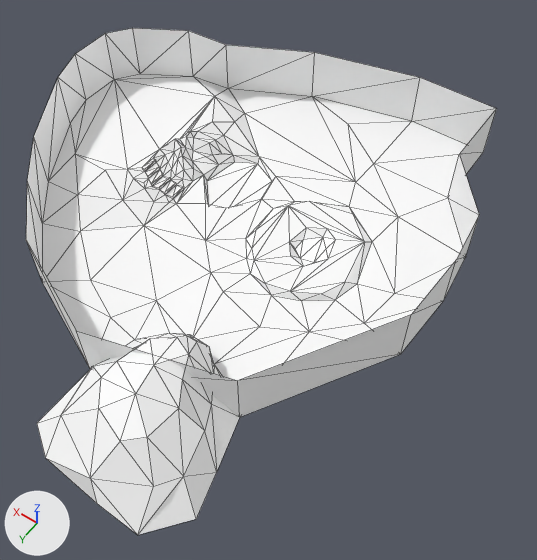
A saved change to the glTF model assets/SolColi.glb.
Camera for both pictures: a 50 mm camera at (-4.49, 7.12, 10.07) aimed at (0.1, 0.7, -0.03). The axes (+X, +Y, +Z) are drawn at lower left. The lights are the same throughout. Mesh edges are drawn as thin lines. Where no turn or scale is listed for an object, it has been applied to the vertices. Vertices at the same position are counted once.

Objects in the first picture: 'beveled_cuboid'.
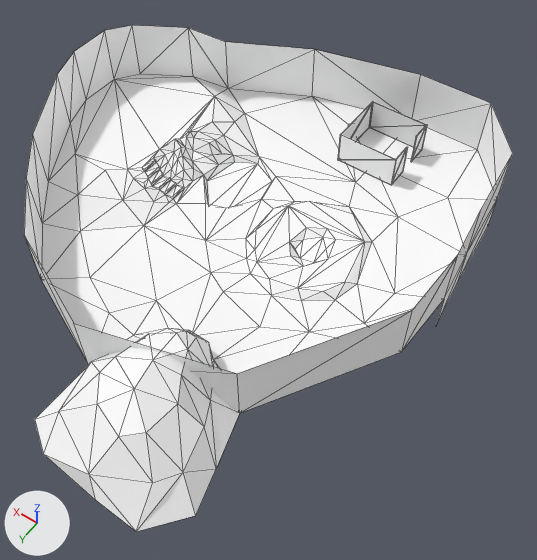
The edits, one by one:
me_mesh_0 is used by ob_beveled_cuboid; location (0.0, 0.0, 0.0).
me_mesh_0 had 214 vertices, 405 faces and spanned x -2.6..5.36, y -4.08..5.32, z 0.12..1.7.
me_mesh_0 now has 261 vertices, 477 faces and spans x -2.6..5.36, y -4.08..5.32, z -0.56..1.77.
me_mesh_0 part 1: a new loose piece, a box spanning x -0.586..0.586, y -2.285..-2.27, z 0.246..0.879, in mat_material_0 (white #ffffff).
me_mesh_0 part 2: a new loose piece, a box spanning x 0.57..0.586, y -3.438..-2.266, z 0.246..0.879, in mat_material_0 (white #ffffff).
me_mesh_0 part 3: a new loose piece, a box spanning x -0.59..-0.574, y -3.445..-3.031, z 0.246..0.879, in mat_material_0 (white #ffffff).
me_mesh_0 part 4: a new loose piece, a box spanning x -0.59..-0.574, y -2.695..-2.281, z 0.246..0.879, in mat_material_0 (white #ffffff).
me_mesh_0 part 5: a new loose piece, a box spanning x -0.586..0.586, y -3.445..-3.43, z 0.246..0.879, in mat_material_0 (white #ffffff).
Part 6, on me_mesh_0:
12 vertices are removed from x -2.6..5.11, y -4.08..0.83, z 0.19..1.7.
32 faces are deleted.
38 vertices in x -1.56..3.06, y 2.51..5.32, z 0.12..1.31 move by (0.0, 0.0, 0.13).
7 vertices in x -1.0..1.62, y 2.57..4.82, z 0.19..0.88 move by (0.0, 0.0, 0.12).
5 vertices in x -2.6..4.48, y -0.49..3.07, z 0.19..1.52 move by (0.0, 0.0, 0.06).
11 vertices move from x -1.59..5.36, y -4.08..3.82, z 0.38..1.7 to x -2.54..5.36, y -4.08..3.82, z -0.5..1.77.
11 vertices are added at x -2.6..2.04, y -4.08..-0.49, z -0.56..1.38.
8 new vertices lie (0.0, 0.0, 1.13) away from vertices in x -2.6..5.36, y -4.08..3.14, z 0.12..0.64.
44 new faces join them.

Location of each change, [x1, y1, x2, y2] in pixels of the pictures (537 x 560 px; the box of a moved part takes in the faces that stretch with it):
'beveled_cuboid', reshaped: before [26, 28, 497, 535]; after [24, 25, 513, 532]
part 1 of me_mesh_0, added: after [339, 134, 396, 185]
part 2 of me_mesh_0, added: after [338, 102, 373, 160]
part 3 of me_mesh_0, added: after [411, 124, 427, 162]
part 4 of me_mesh_0, added: after [392, 147, 408, 184]
part 5 of me_mesh_0, added: after [370, 102, 426, 147]
part 6 of me_mesh_0, moved or reshaped: before [26, 28, 497, 535]; after [24, 25, 513, 532]
